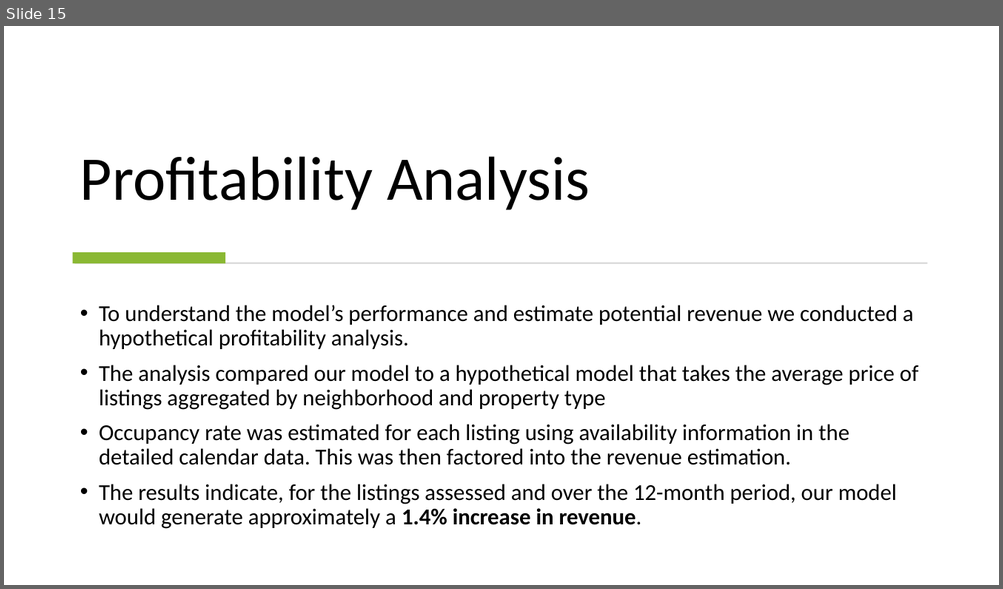
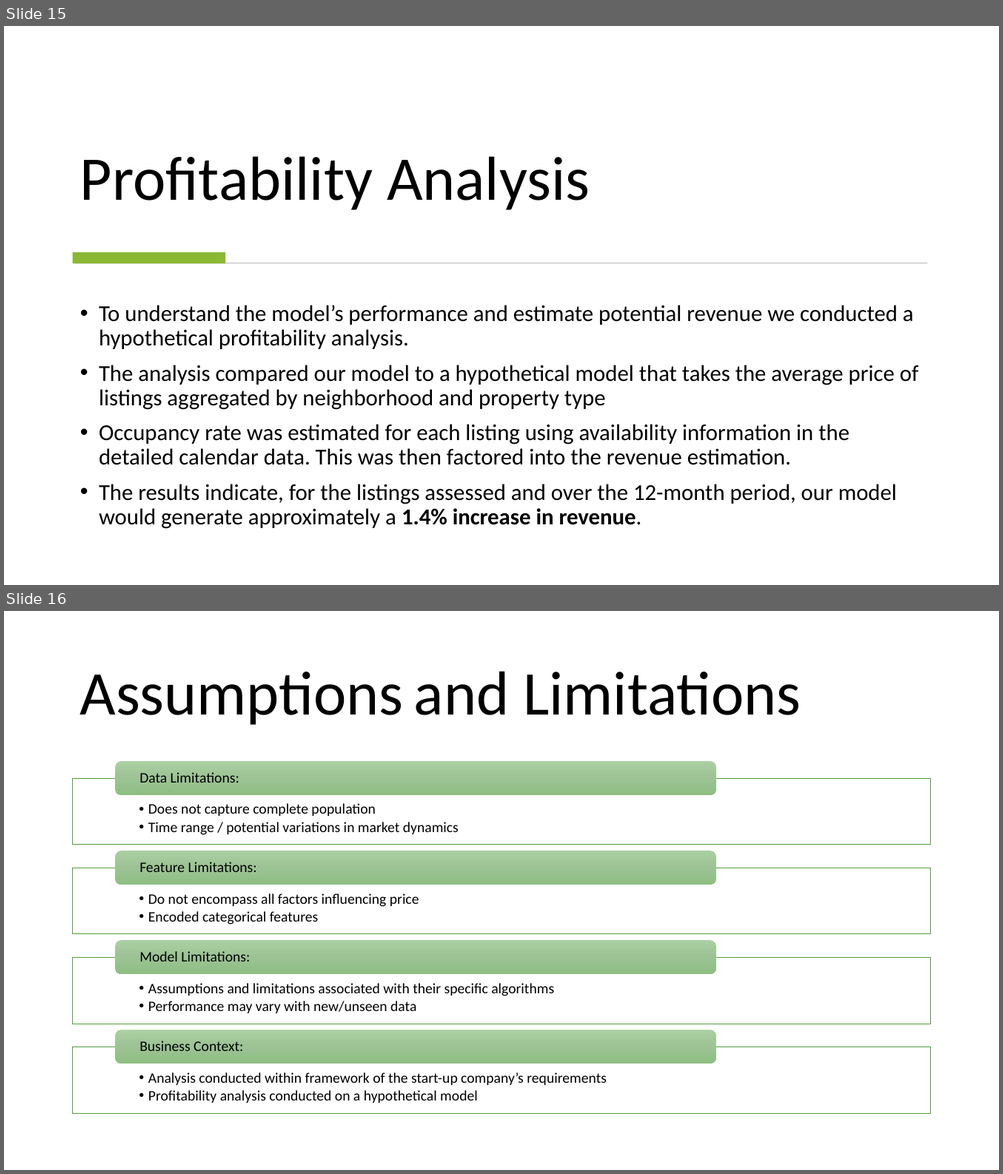
Before and after one commit to n-altawam/Sprinboard, a slide deck: Capstone 2/Report Files/Capstone 2 Presentation.pptx. Shown one above the other, each under a label of ours: slide 15 before the commit, slides 15 and 16 after it. The pictures are 1003x589 and 1003x1174 pixels, drawn with LibreOffice and Linux fonts; fonts in the diff are those of the drawing. Boxes give left, top, right and bottom in pixels: in the first picture for what was removed or moved away, otherwise in the second. Text is boxed around its words. In the diff, an @@ line names an element or a change of style, - is before the commit and + after.

```diff
--- a/Capstone 2/Report Files/Capstone 2 Presentation.pptx
+++ b/Capstone 2/Report Files/Capstone 2 Presentation.pptx
@@ slide 16 added at bbox=[4, 611, 999, 1170], background #FFFFFF @@
@@ title added at bbox=[79, 671, 800, 725], 60 pt, text #000000 @@
+Assumptions and Limitations
@@ group added at bbox=[73, 762, 930, 1113]: 8 texts, 4 rectangles, 4 rounded rectangles @@
+  • Does not capture complete population
+  • Time range / potential variations in market dynamics
+Data Limitations:
+  • Do not encompass all factors influencing price
+  • Encoded categorical features
+Feature Limitations:
+  • Assumptions and limitations associated with their specific algorithms
+  • Performance may vary with new/unseen data
+Model Limitations:
+  • Analysis conducted within framework of the start-up company’s requirements
+  • Profitability analysis conducted on a hypothetical model
+Business Context:
```
Also in this commit, not shown: 2 slides changed, 1 other file.
